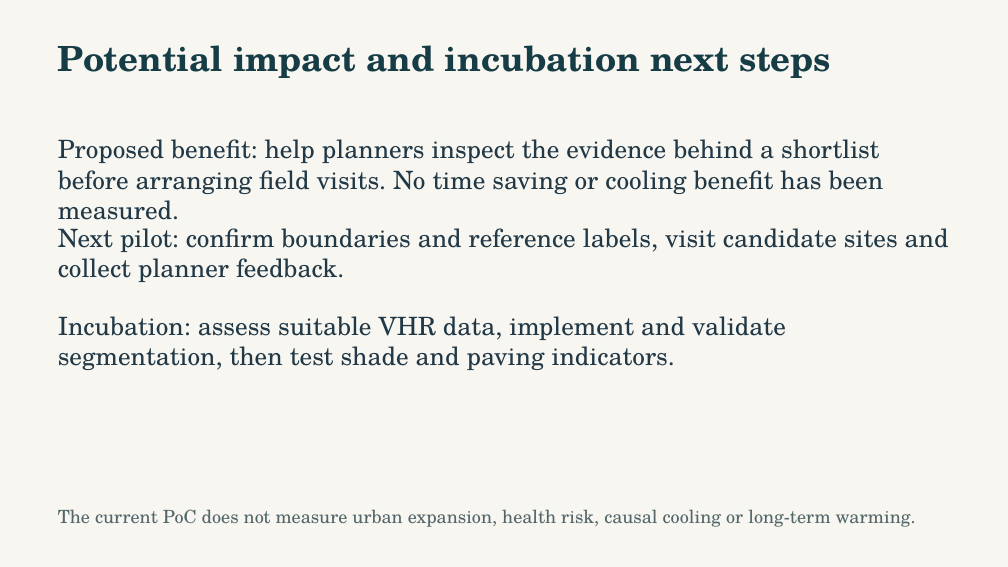
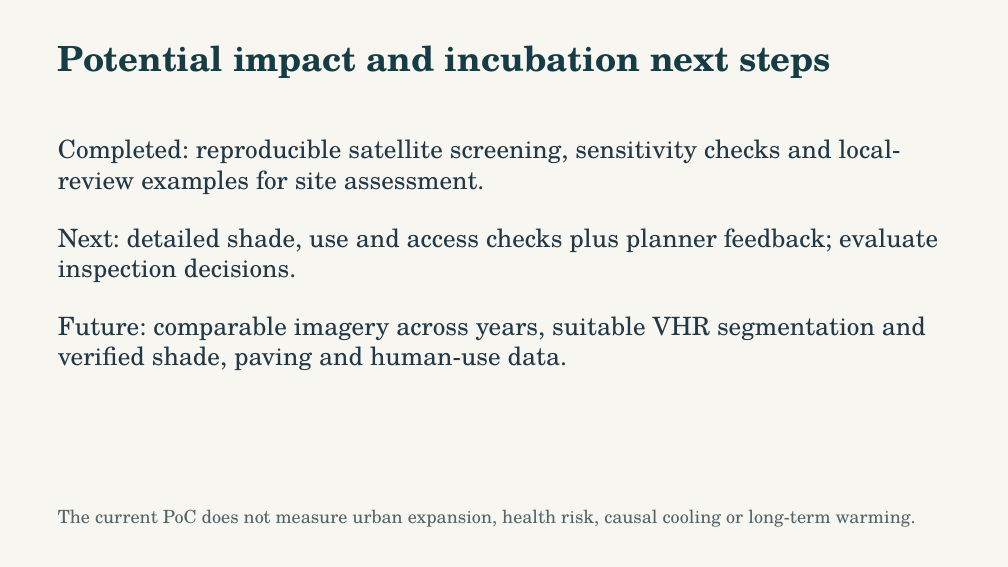
Before and after one commit to NasserAlhuri/spaceHacathon, a slide deck: slide 10 of docs/UrbanHeat-AlKhor-Pitch.pptx. Drawn at 1008x567 pixels with LibreOffice and Linux fonts; fonts in the diff are those of the drawing. Boxes give left, top, right and bottom in pixels: in the first picture for what was removed or moved away, otherwise in the second. Text is boxed around its words. In the diff, an @@ line names an element or a change of style, - is before the commit and + after.

Commit message:
Publish approved Al Khor local evidence, improved map, twelve-slide pitch and expanded verification

```diff
--- a/docs/UrbanHeat-AlKhor-Pitch.pptx
+++ b/docs/UrbanHeat-AlKhor-Pitch.pptx
@@ text at <box>58,139,901,194</box>: text changed @@
-Proposed benefit: help planners inspect the evidence behind a shortlist before arranging field visits. No time saving or cooling benefit has been measured.
+Completed: reproducible satellite screening, sensitivity checks and local-review examples for site assessment.
@@ text at <box>58,228,938,282</box>: text changed @@
-Next pilot: confirm boundaries and reference labels, visit candidate sites and collect planner feedback.
+Next: detailed shade, use and access checks plus planner feedback; evaluate inspection decisions.
@@ text at <box>58,316,926,370</box>: text changed @@
-Incubation: assess suitable VHR data, implement and validate segmentation, then test shade and paving indicators.
+Future: comparable imagery across years, suitable VHR segmentation and verified shade, paving and human-use data.
```
Also in this commit, not shown: 10 other slides changed, 32 other files.
